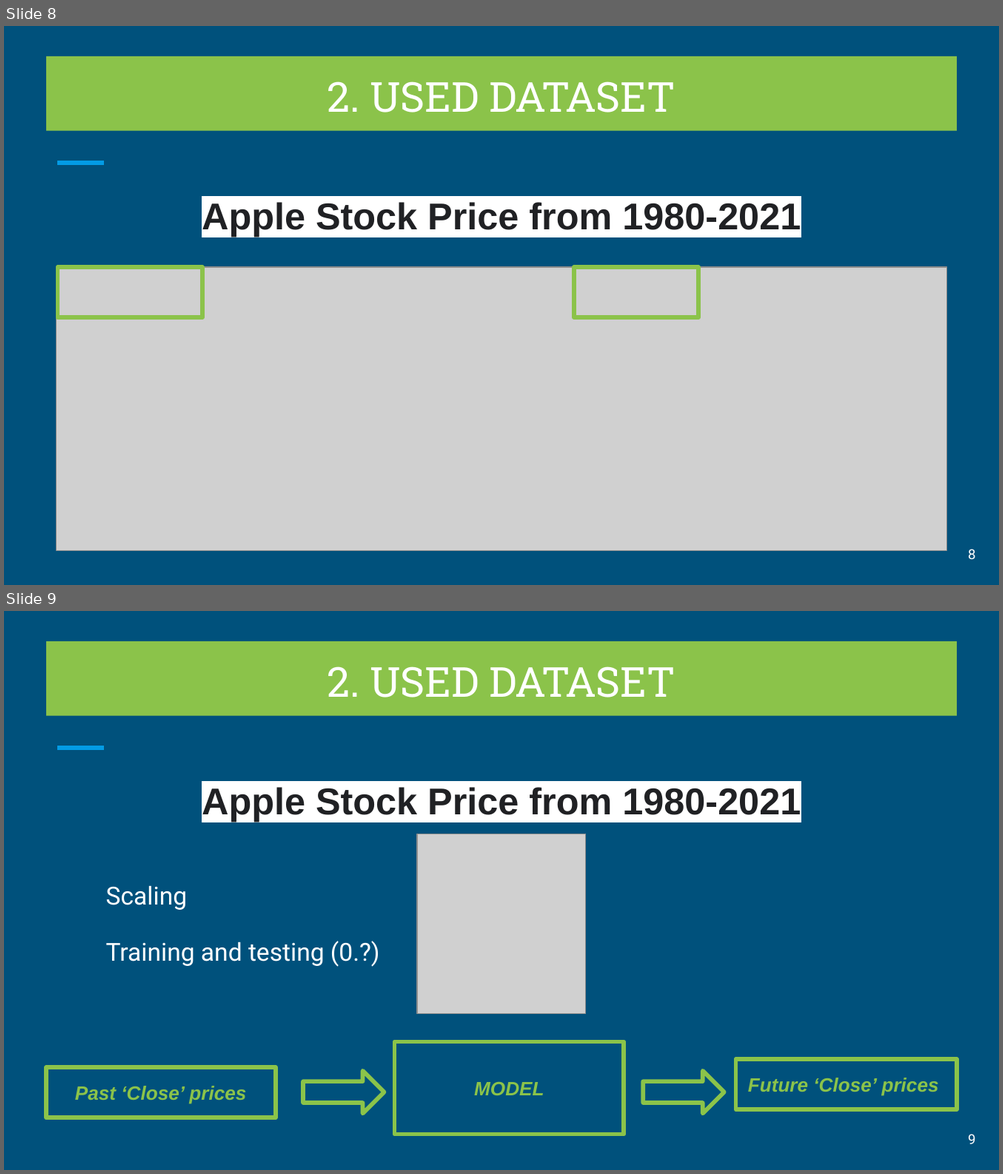
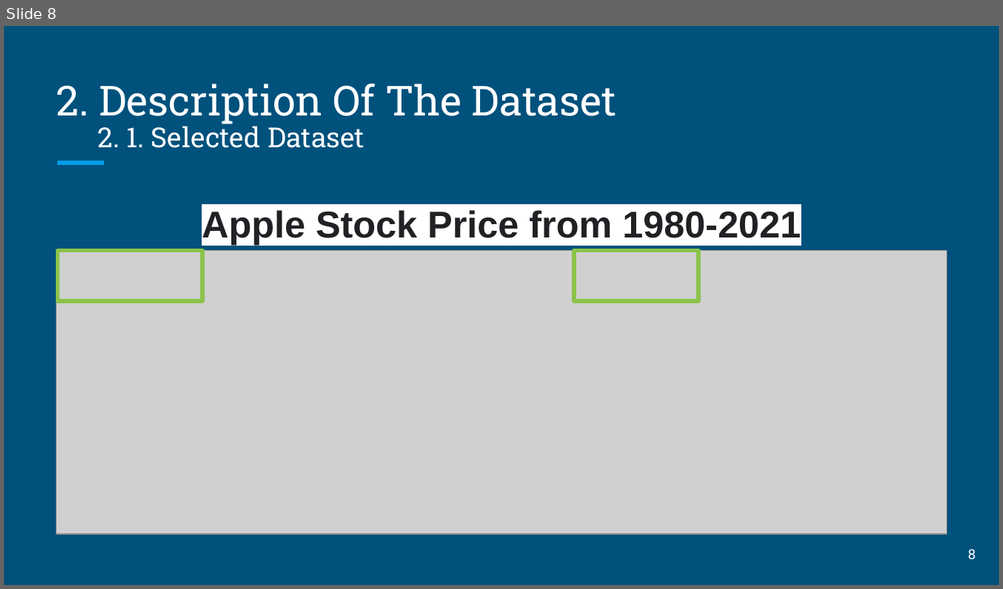
Before and after one commit to ferriitoo/CS584-Machine-Learning, a slide deck: project/CS584-ML-Project.pptx. Shown one above the other, each under a label of ours: slides 8 and 9 before the commit, slide 8 after it. The pictures are 1003x1174 and 1003x589 pixels, drawn with LibreOffice and Linux fonts; fonts in the diff are those of the drawing; grey boxes stand for pictures. Boxes give left, top, right and bottom in pixels: in the first picture for what was removed or moved away, otherwise in the second. Text is boxed around its words. In the diff, an @@ line names an element or a change of style, - is before the commit and + after.

```diff
--- a/project/CS584-ML-Project.pptx
+++ b/project/CS584-ML-Project.pptx
@@ slide 9 removed at [4,611,999,1170], background #00517C; not listed: 1 template element that a slide beside it also shows @@
@@ rectangle removed at [45,641,956,715] @@
-2. USED DATASET
@@ text removed at [106,787,800,967] @@
-Apple Stock Price from 1980-2021
-Scaling
-Training and testing (0.?)
@@ picture removed at [417,834,585,1014] @@
@@ rectangle removed at [395,1042,625,1134] @@
-MODEL
@@ rectangle removed at [45,1068,276,1118] @@
-Past ‘Close’ prices
@@ right arrow removed at [304,1071,384,1114] @@
@@ right arrow removed at [643,1071,723,1114] @@
@@ rectangle removed at [735,1059,956,1111] @@
-Future ‘Close’ prices
@@ page number removed at [967,1134,975,1145] @@
-9
@@ slide 8 changed as well @@
@@ title "2. Description Of The Dataset": place and size @@
-title "2. Description Of The Dataset" at [45,56,956,130]
+title "2. Description Of The Dataset" at [56,83,617,124]
@@ title "2. Description Of The Dataset" at [56,83,617,124]: fill #8BC34A to none @@
@@ title at [56,83,617,124]: text changed @@
-2. USED DATASET
+2. Description Of The Dataset
@@ text added at [97,122,364,148], 20 pt, text #FFFFFF @@
+2. 1. Selected Dataset
@@ text "Apple Stock Price from 1980-2021": place and size @@
-text "Apple Stock Price from 1980-2021" at [202,202,800,237]
+text "Apple Stock Price from 1980-2021" at [202,210,800,245]
@@ 2 rectangles, 1 picture: place and size @@
-2 rectangles, 1 picture at [57,268,947,551]
+2 rectangles, 1 picture at [57,251,947,534]
```
Also in this commit, not shown: 9 other slides changed, 8 slides added, 5 other slides removed, 1 other file.
